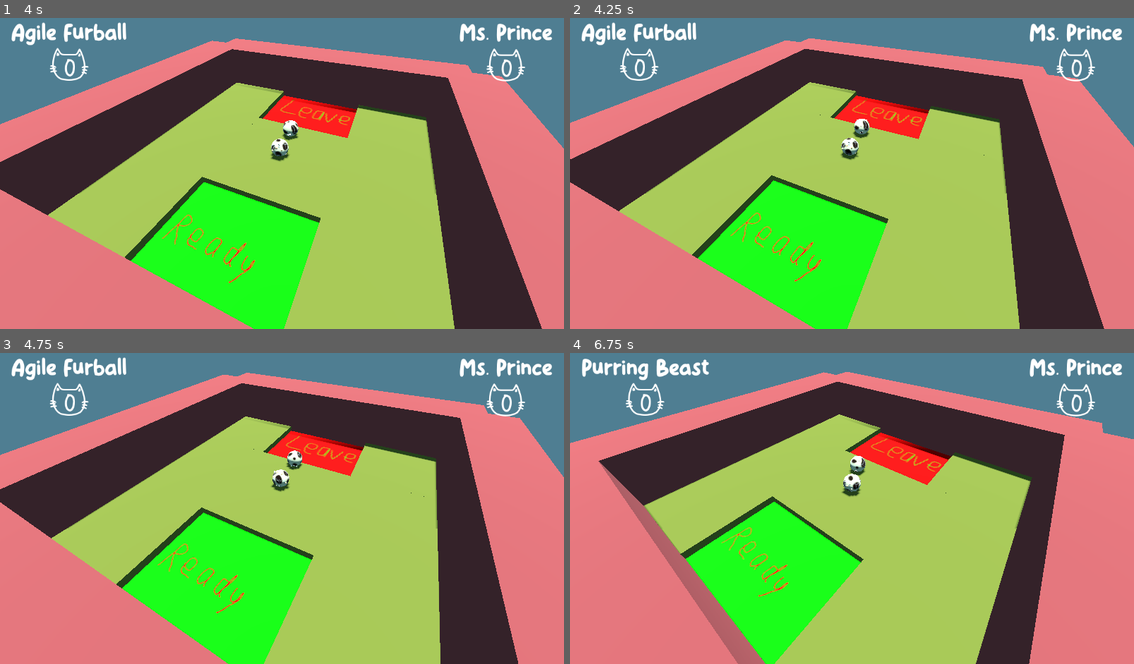
Above: before the commit, frames 1-4 (two rows, left to right).
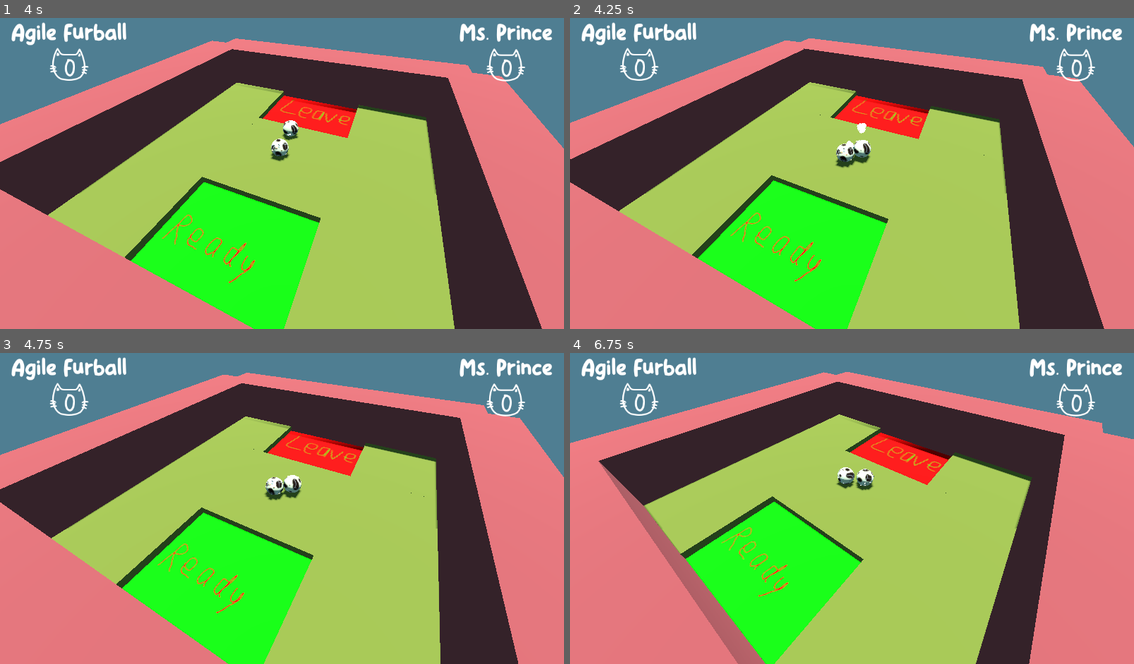
Above: after the commit, the same moments.

Repository: HedgeLizards/ggj24
Game: Godot game, scene res://scenes/main.tscn
Two runs of this game, one before a commit and one after it. Both use one fixed random seed, a clock stepped at 60 frames per second and the inputs below.
Inputs:
- Up to frame 1 (4 s): tap Enter at 0.5 s; tap W (join_0) at 0.6, 2.1, 3.6 s; tap Up (join_1) at 1.35, 2.85 s
- Up to frame 2 (4.25 s): tap Escape at 4.15 s
- Up to frame 3 (4.75 s): tap Up (join_1) at 4.35 s
- Up to frame 4 (6.75 s): tap W (join_0) at 5.1, 6.6 s; tap Up (join_1) at 5.85 s

Frame 1 is identical in both runs. In frame 2, 0.6% of the frame differs, in the area x 41-54%, y 9-49%; in frame 3, 0.6%; in frame 4, 1.7%, in the area x 2-54%, y 1-47%.

Commit message:
back to lobby

Diff:
--- a/code/input_handler.gd
+++ b/code/input_handler.gd
@@ -1,6 +1,6 @@
 extends Node
 
-signal state_changed
+signal stop_round
 signal player_joined
 
 enum { SELECTING, WAITING, PLAYING }
@@ -25,7 +25,7 @@
 		add_player(event.device)
 
 	if event is InputEventKey && event.pressed && event.keycode == KEY_ESCAPE:
-		state_changed.emit()
+		stop_round.emit()
 
 	elif event is InputEventJoypadMotion:
 		for player in players:
--- a/code/main.gd
+++ b/code/main.gd
@@ -7,6 +7,7 @@
 var dry_players := 0
 
 var Cat = preload("res://scenes/cat.tscn")
+var Lobby = preload("res://scenes/levels/lobby.tscn")
 
 var levels = [
 	preload("res://scenes/levels/dont_fall.tscn"),
@@ -15,14 +16,13 @@
 
 func _ready():
 	InputHandler.player_joined.connect(_on_player_joined)
+	InputHandler.stop_round.connect(_stop_round)
+	start_lobby()
 
-func start_game():
-	InputHandler.can_add_players = false
-	state = State.PLAYING
+func open_level(level):
 	for child in %Level.get_children():
 		%Level.remove_child(child)
 		child.queue_free()
-	var level = levels.pick_random().instantiate()
 	%Level.add_child(level)
 	var spawns = level.get_node("Spawns").get_children()
 	spawns.shuffle()
@@ -33,9 +33,14 @@
 		$UI.update_player_dry(player.player_id, true)
 	dry_players = %Players.get_child_count()
 
+func start_game():
+	InputHandler.can_add_players = false
+	state = State.PLAYING
+	var level = levels.pick_random().instantiate()
+	open_level(level)
+
 func _on_lobby_player_ready(id):
-	var ready_players: int = %Lobby.ready_players().size()
-	print("ready ", ready_players)
+	var ready_players: int = $Level/Lobby.ready_players().size()
 	if ready_players > 1 && ready_players == %Players.get_children().size():
 		start_game()
 
@@ -79,3 +84,15 @@
 	InputHandler.remove_player(player.player_id)
 	$UI.remove_player(player.player_id)
 	player.queue_free()
+
+func start_lobby():
+	state = State.LOBBY
+	InputHandler.can_add_players = true
+	var lobby = Lobby.instantiate()
+	open_level(lobby)
+	lobby.player_leave.connect(_on_lobby_player_leave)
+	lobby.player_ready.connect(_on_lobby_player_ready)
+
+
+func _stop_round():
+	start_lobby.call_deferred()
--- a/scenes/levels/lobby.tscn
+++ b/scenes/levels/lobby.tscn
@@ -32,6 +32,18 @@
 script = ExtResource("1_uqge3")
 
 [node name="Spawns" type="Node3D" parent="."]
+
+[node name="Node3D" type="Node3D" parent="Spawns"]
+transform = Transform3D(1, 0, 0, 0, 1, 0, 0, 0, 1, 2, 5, 0)
+
+[node name="Node3D2" type="Node3D" parent="Spawns"]
+transform = Transform3D(1, 0, 0, 0, 1, 0, 0, 0, 1, -2, 5, 0)
+
+[node name="Node3D3" type="Node3D" parent="Spawns"]
+transform = Transform3D(1, 0, 0, 0, 1, 0, 0, 0, 1, 0, 5, 2)
+
+[node name="Node3D4" type="Node3D" parent="Spawns"]
+transform = Transform3D(1, 0, 0, 0, 1, 0, 0, 0, 1, 0, 5, -2)
 
 [node name="Ready" type="Node3D" parent="."]
 transform = Transform3D(1, 0, 0, 0, 1, 0, 0, 0, 1, 0, 0, 32)
--- a/scenes/main.tscn
+++ b/scenes/main.tscn
@@ -47,6 +47,4 @@
 transform = Transform3D(1, 0, 0, 0, 1, 0, 0, 0, 1, 0, 110, 0)
 shape = SubResource("BoxShape3D_73ekn")
 
-[connection signal="player_leave" from="Level/Lobby" to="." method="_on_lobby_player_leave"]
-[connection signal="player_ready" from="Level/Lobby" to="." method="_on_lobby_player_ready"]
 [connection signal="body_exited" from="InGame" to="." method="_on_in_game_body_exited"]
